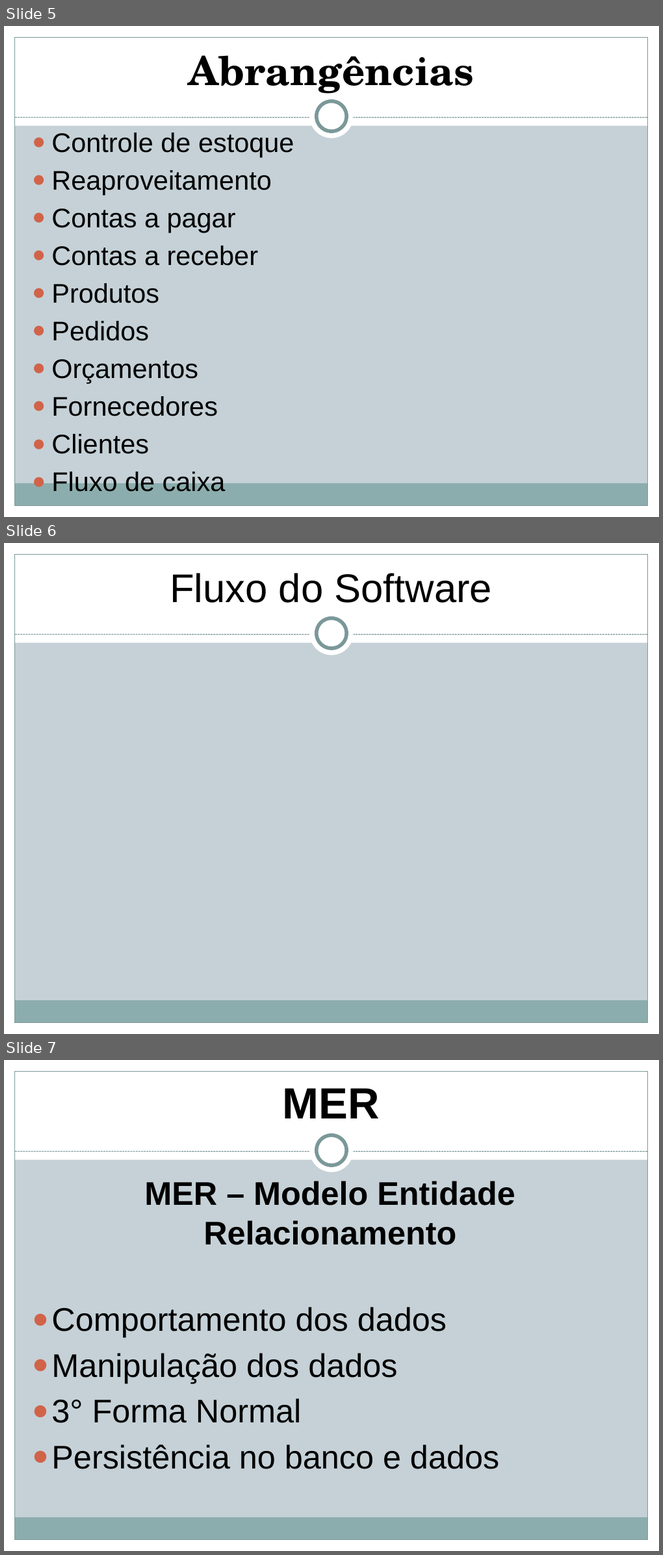
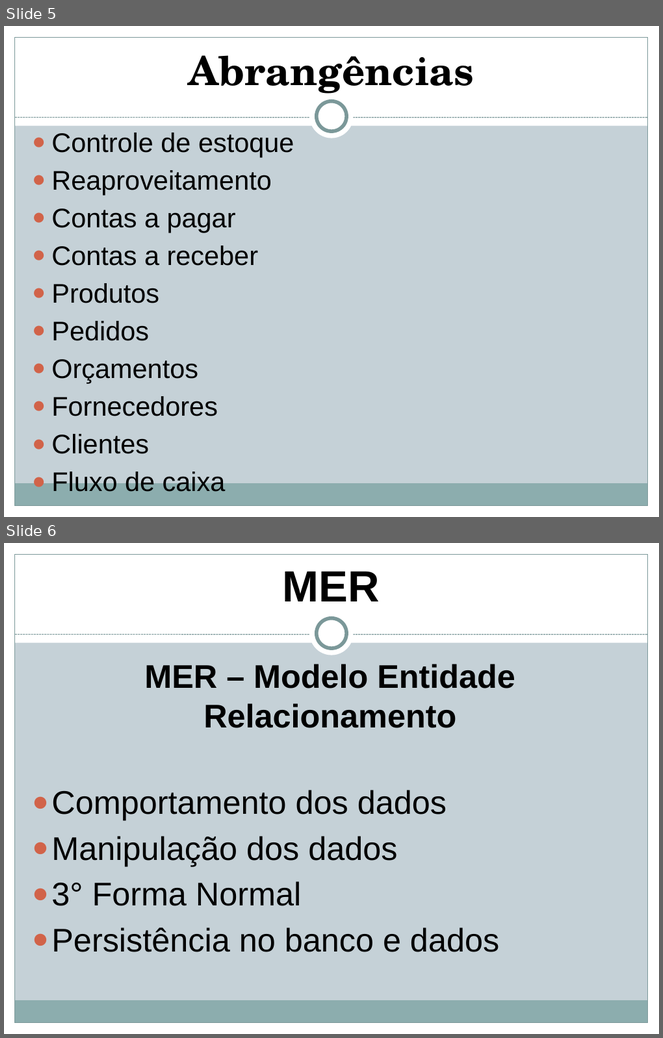
Before and after one commit to DOUGLASSIQUEIRA/DSMARCENARIA, a slide deck: TCC/Apresentação TCC.pptx. Shown one above the other, each under a label of ours: slides 5, 6 and 7 before the commit, slides 5 and 6 after it. The pictures are 663x1555 and 663x1038 pixels, drawn with LibreOffice and Linux fonts; fonts in the diff are those of the drawing; background and template pictures are left out. Boxes give left, top, right and bottom in pixels: in the first picture for what was removed or moved away, otherwise in the second. Text is boxed around its words. In the diff, an @@ line names an element or a change of style, - is before the commit and + after.

```diff
--- a/TCC/Apresentação TCC.pptx
+++ b/TCC/Apresentação TCC.pptx
@@ slide 6 removed at (4, 543, 659, 1034), background picture (left out); not listed: 9 template elements that a slide beside it also shows @@
@@ title removed at (170, 573, 492, 603) @@
-Fluxo do Software
@@ what was slide 7 is now slide 6 @@
```
Also in this commit, not shown: 22 other files.
